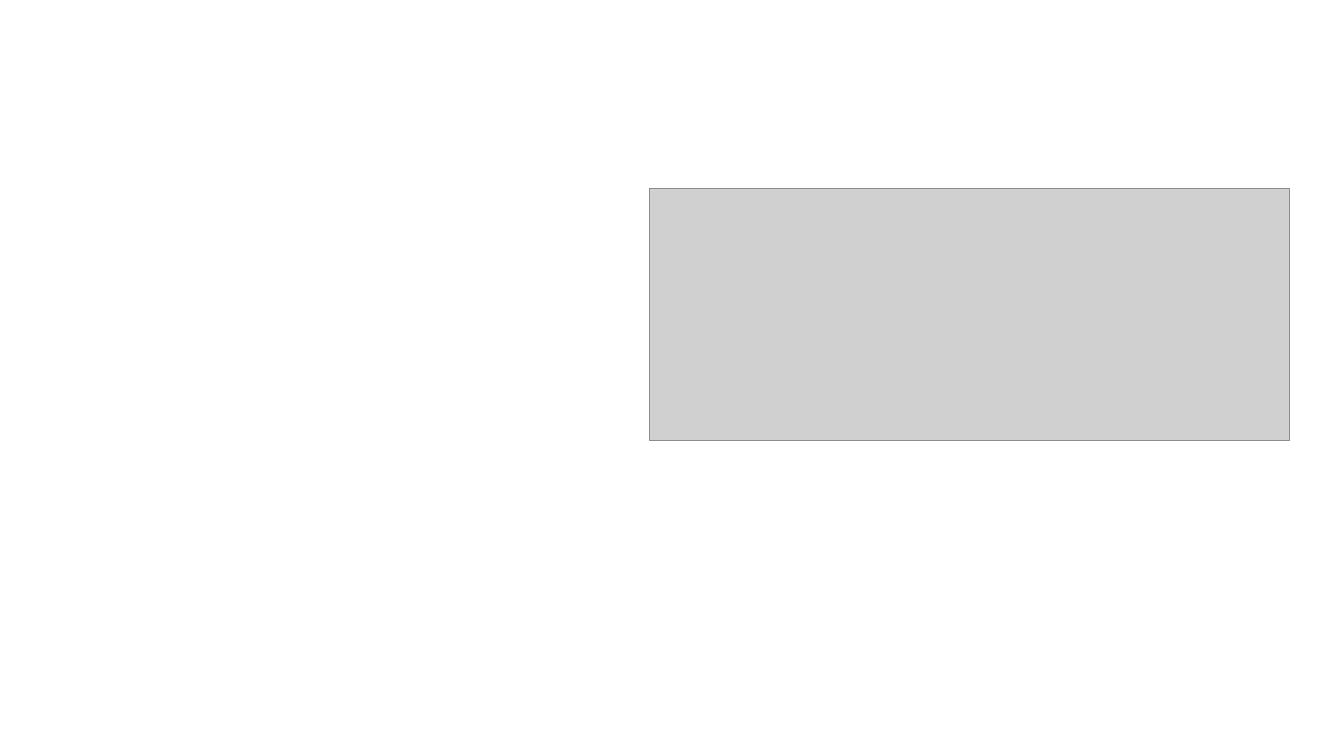
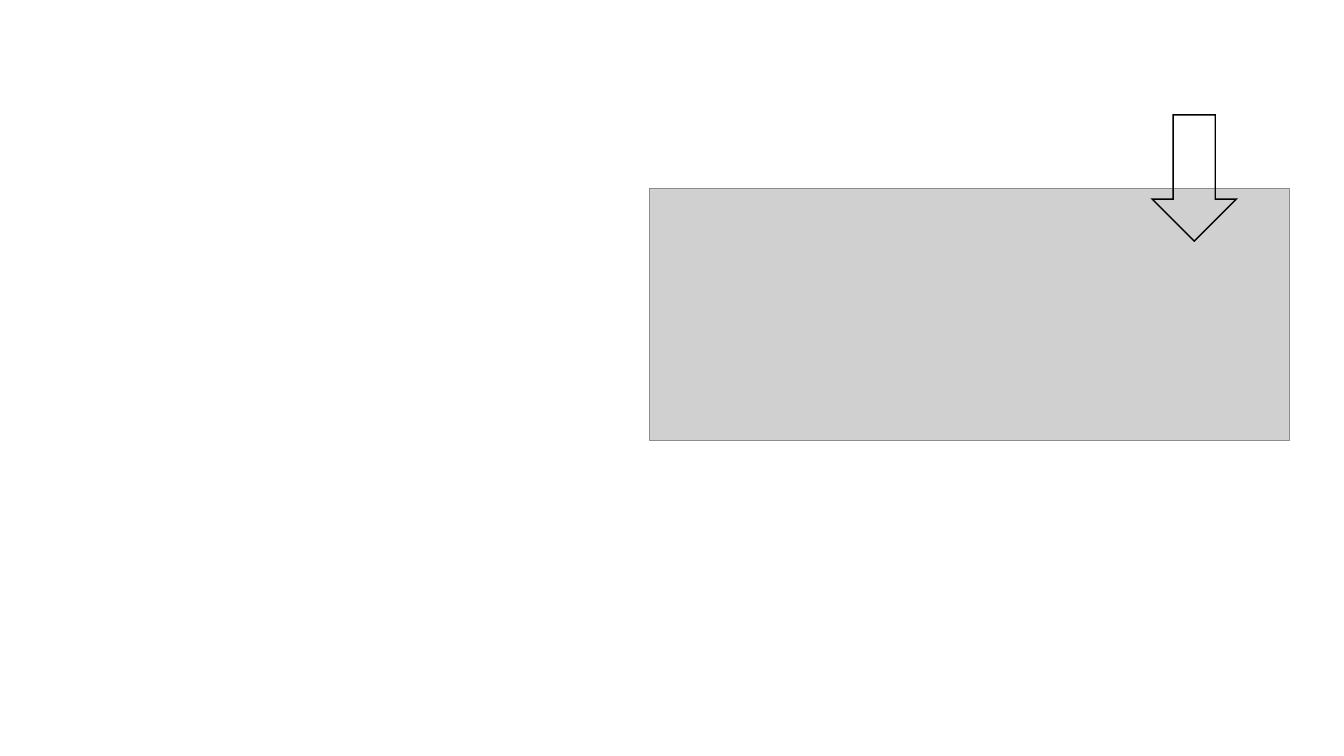
Before and after one commit to wjsun357/Intelligent-Software-Project-Training, a slide deck: slide 8 of Report/汇总报告.pptx (slide 10 before the commit). Drawn at 1344x756 pixels with LibreOffice and Linux fonts; fonts in the diff are those of the drawing; grey boxes stand for pictures; background and template pictures are left out. Boxes give left, top, right and bottom in pixels: in the first picture for what was removed or moved away, otherwise in the second. Text is boxed around its words. In the diff, an @@ line names an element or a change of style, - is before the commit and + after.

```diff
--- a/Report/汇总报告.pptx
+++ b/Report/汇总报告.pptx
@@ down arrow added at [1152, 115, 1237, 241], outline #000000 1 pt @@
```
Also in this commit, not shown: 6 other slides changed, 5 slides added, 6 slides removed, 6 other files.
